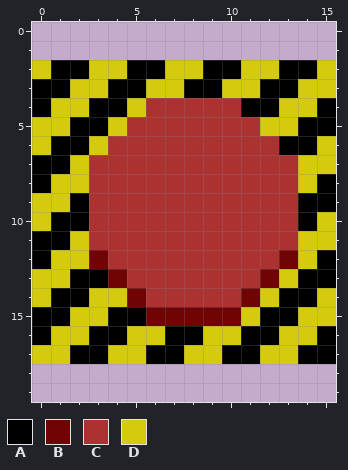
Two versions of one pixel-art file, assets/img/button/pressed_button.aseprite. The picture above is the old version.
16x20 pixels, 1 frame.
Visible layers, top first: "button", "schatten", "ground".
Palette (. is transparent): A #000000  B #700404  C #ac3232  D #d4cb0c
Pixels before, first column x 0:
 2 DAADDAADDAADDAAD
 3 AADDAADDAADDAADD
 4 ADDAADCCCCCAADDA
 5 DDAADCCCCCCCDDAA
 6 DAADCCCCCCCCCAAD
 7 AADCCCCCCCCCCCDD
 8 ADDCCCCCCCCCCCDA
 9 DDACCCCCCCCCCCAA
10 DAACCCCCCCCCCCAD
11 AADCCCCCCCCCCCDD
12 ADDBCCCCCCCCCBDA
13 DDAABCCCCCCCBDAA
14 DAADDBCCCCCBDAAD
15 AADDAABBBBBDAADD
16 ADDAADDAADDAADDA
17 DDAADDAADDAADDAA
Once edited:
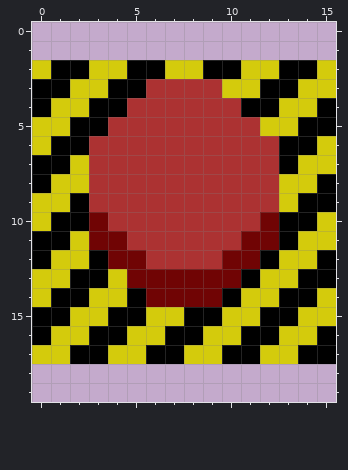
Edits made:
{"where": "layers \"button\", \"schatten\""}
{"y":3,"x":6,"old":"DDAA","new":"CCCC"}
{"y":4,"x":5,"old":"D","new":"C"}
{"y":5,"x":4,"old":"D","new":"C"}
{"y":6,"x":3,"old":"D","new":"C"}
{"y":7,"x":13,"old":"C","new":"A"}
{"y":8,"x":13,"old":"C","new":"D"}
{"y":9,"x":13,"old":"C","new":"D"}
{"y":10,"x":3,"old":"C","new":"B"}
{"y":10,"x":12,"old":"CC","new":"BA"}
{"y":11,"x":3,"old":"CC","new":"BB"}
{"y":11,"x":11,"old":"CCC","new":"BBA"}
{"y":12,"x":3,"old":"BCC","new":"ABB"}
{"y":12,"x":10,"old":"CCCB","new":"BBAD"}
{"y":13,"x":4,"old":"BCCCCCCCB","new":"DBBBBBBAD"}
{"y":14,"x":5,"old":"BCCCCCB","new":"ABBBBAD"}
{"y":15,"x":6,"old":"BBBBB","new":"DDAAD"}
